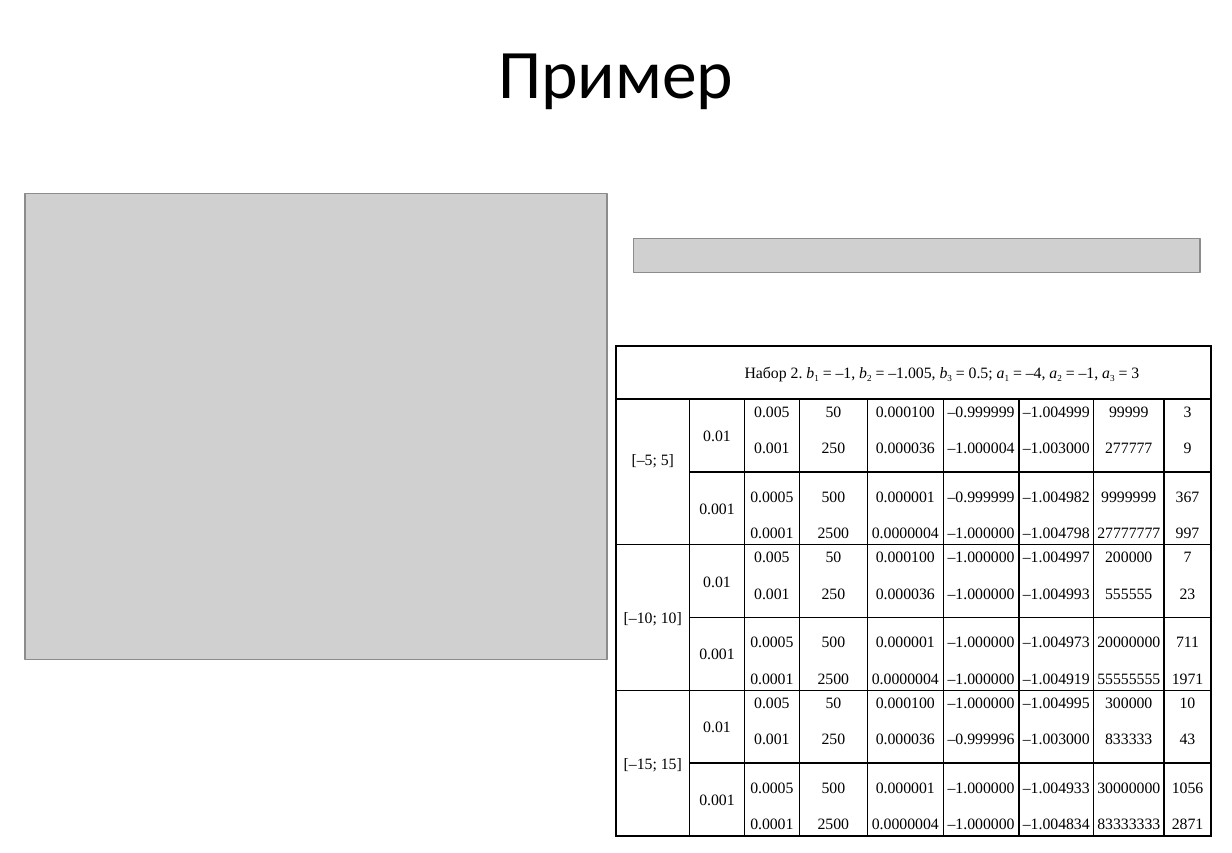
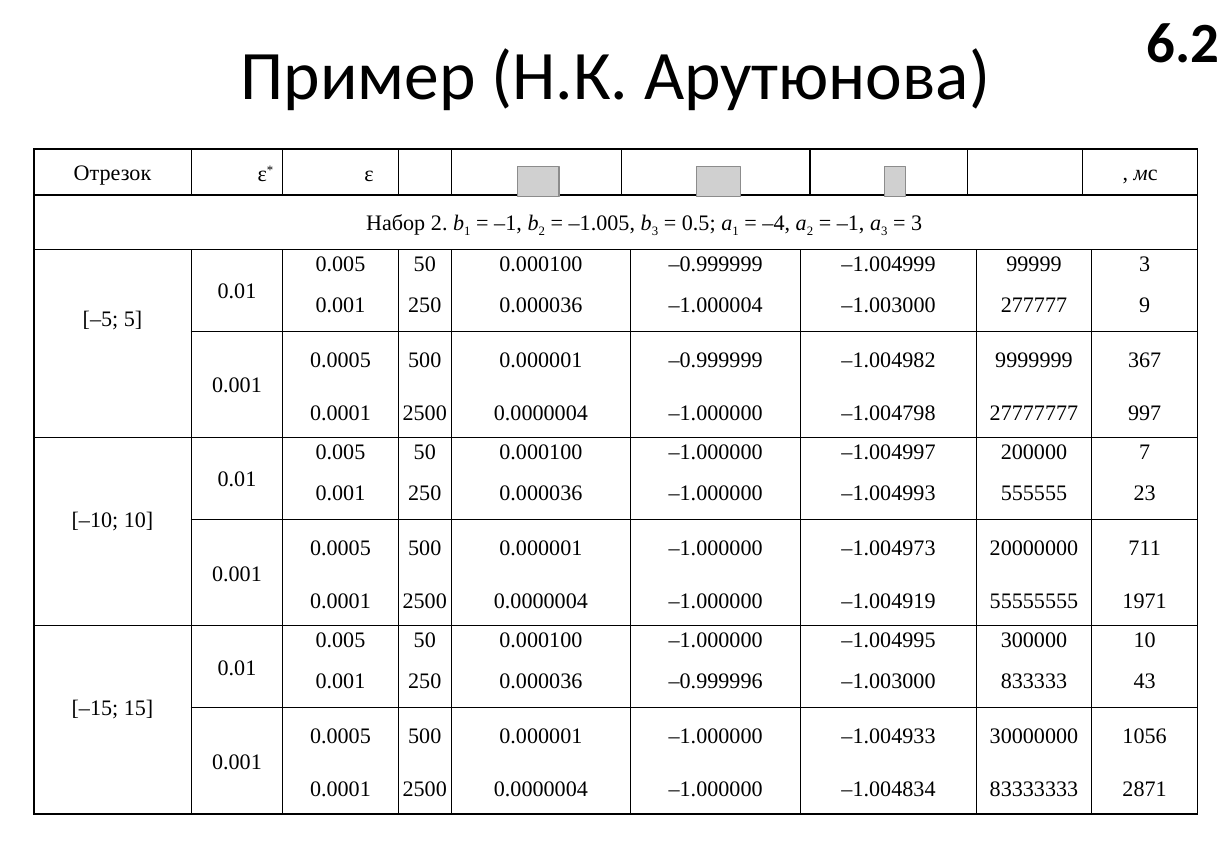
Before and after one commit to EgoPingvina/LipshMinimization, a slide deck: slide 7 of Documentation/Презентация Бирюков 4412.pptx (slide 6 before the commit). Drawn at 1232x853 pixels with LibreOffice and Linux fonts; fonts in the diff are those of the drawing; grey boxes stand for pictures; background and template pictures are left out. Boxes give left, top, right and bottom in pixels: in the first picture for what was removed or moved away, otherwise in the second. Text is boxed around its words. In the diff, an @@ line names an element or a change of style, - is before the commit and + after.

```diff
--- a/Documentation/Презентация Бирюков 4412.pptx
+++ b/Documentation/Презентация Бирюков 4412.pptx
@@ text added at (1147,23,1220,63), 36 pt, text #000000, bold @@
+6.2
@@ title at (241,48,990,111): text changed @@
-Пример
+Пример (Н.К. Арутюнова)
@@ table at (34,149,1207,833) @@
-Набор 2. b1 = –1, b2 = –1.005, b3 = 0.5; a1 = –4, a2 = –1, a3 = 3 |  |  |  |  |  |  |  |  | 
- |  |  |  |  |  |  |  |  | 
- | 0.01 | 0.005 | 50 | 0.000100 | –0.999999 | –1.004999 | 99999 | 3 | 
-[–5; 5] |  | 0.001 | 250 | 0.000036 | –1.000004 | –1.003000 | 277777 | 9 | 
- |  |  |  |  |  |  |  |  | 
- | 0.001 | 0.0005 | 500 | 0.000001 | –0.999999 | –1.004982 | 9999999 | 367 | 
- |  |  |  |  |  |  |  |  | 
- |  | 0.0001 | 2500 | 0.0000004 | –1.000000 | –1.004798 | 27777777 | 997 | 
- | 0.01 | 0.005 | 50 | 0.000100 | –1.000000 | –1.004997 | 200000 | 7 | 
- |  | 0.001 | 250 | 0.000036 | –1.000000 | –1.004993 | 555555 | 23 | 
-[–10; 10] |  |  |  |  |  |  |  |  | 
- | 0.001 | 0.0005 | 500 | 0.000001 | –1.000000 | –1.004973 | 20000000 | 711 | 
- |  |  |  |  |  |  |  |  | 
- |  | 0.0001 | 2500 | 0.0000004 | –1.000000 | –1.004919 | 55555555 | 1971 | 
- | 0.01 | 0.005 | 50 | 0.000100 | –1.000000 | –1.004995 | 300000 | 10 | 
- |  | 0.001 | 250 | 0.000036 | –0.999996 | –1.003000 | 833333 | 43 | 
-[–15; 15] |  |  |  |  |  |  |  |  | 
- | 0.001 | 0.0005 | 500 | 0.000001 | –1.000000 | –1.004933 | 30000000 | 1056 | 
- |  |  |  |  |  |  |  |  | 
- |  | 0.0001 | 2500 | 0.0000004 | –1.000000 | –1.004834 | 83333333 | 2871 | 
+Отрезок | ε* | ε |  |  |  |  |  |  |  |  | , мс |  | 
+Набор 2. b1 = –1, b2 = –1.005, b3 = 0.5; a1 = –4, a2 = –1, a3 = 3 |  |  |  |  |  |  |  |  |  |  |  |  | 
+ |  |  |  |  |  |  |  |  |  |  |  |  | 
+ | 0.01 | 0.005 | 50 | 0.000100 |  | –0.999999 | –1.004999 |  |  | 99999 |  | 3 | 
+[–5; 5] |  | 0.001 | 250 | 0.000036 |  | –1.000004 | –1.003000 |  |  | 277777 |  | 9 | 
+ |  |  |  |  |  |  |  |  |  |  |  |  | 
+ | 0.001 | 0.0005 | 500 | 0.000001 |  | –0.999999 | –1.004982 |  |  | 9999999 |  | 367 | 
+ |  |  |  |  |  |  |  |  |  |  |  |  | 
+ |  | 0.0001 | 2500 | 0.0000004 |  | –1.000000 | –1.004798 |  |  | 27777777 |  | 997 | 
+ | 0.01 | 0.005 | 50 | 0.000100 |  | –1.000000 | –1.004997 |  |  | 200000 |  | 7 | 
+ |  | 0.001 | 250 | 0.000036 |  | –1.000000 | –1.004993 |  |  | 555555 |  | 23 | 
+[–10; 10] |  |  |  |  |  |  |  |  |  |  |  |  | 
+ | 0.001 | 0.0005 | 500 | 0.000001 |  | –1.000000 | –1.004973 |  |  | 20000000 |  | 711 | 
+ |  |  |  |  |  |  |  |  |  |  |  |  | 
+ |  | 0.0001 | 2500 | 0.0000004 |  | –1.000000 | –1.004919 |  |  | 55555555 |  | 1971 | 
+ | 0.01 | 0.005 | 50 | 0.000100 |  | –1.000000 | –1.004995 |  |  | 300000 |  | 10 | 
+ |  | 0.001 | 250 | 0.000036 |  | –0.999996 | –1.003000 |  |  | 833333 |  | 43 | 
+[–15; 15] |  |  |  |  |  |  |  |  |  |  |  |  | 
+ | 0.001 | 0.0005 | 500 | 0.000001 |  | –1.000000 | –1.004933 |  |  | 30000000 |  | 1056 | 
+ |  |  |  |  |  |  |  |  |  |  |  |  | 
+ |  | 0.0001 | 2500 | 0.0000004 |  | –1.000000 | –1.004834 |  |  | 83333333 |  | 2871 | 
@@ table: place and size @@
-table at (617,346,1217,836)
+table at (34,149,1207,833)
@@ picture added at (518,167,560,197) @@
@@ picture added at (697,167,741,197) @@
@@ picture added at (885,167,906,197) @@
@@ picture removed at (25,193,607,659) @@
@@ picture removed at (634,239,1200,273) @@
```
Also in this commit, not shown: 12 other slides changed, 4 slides added, 3 slides removed, 1 other file.
